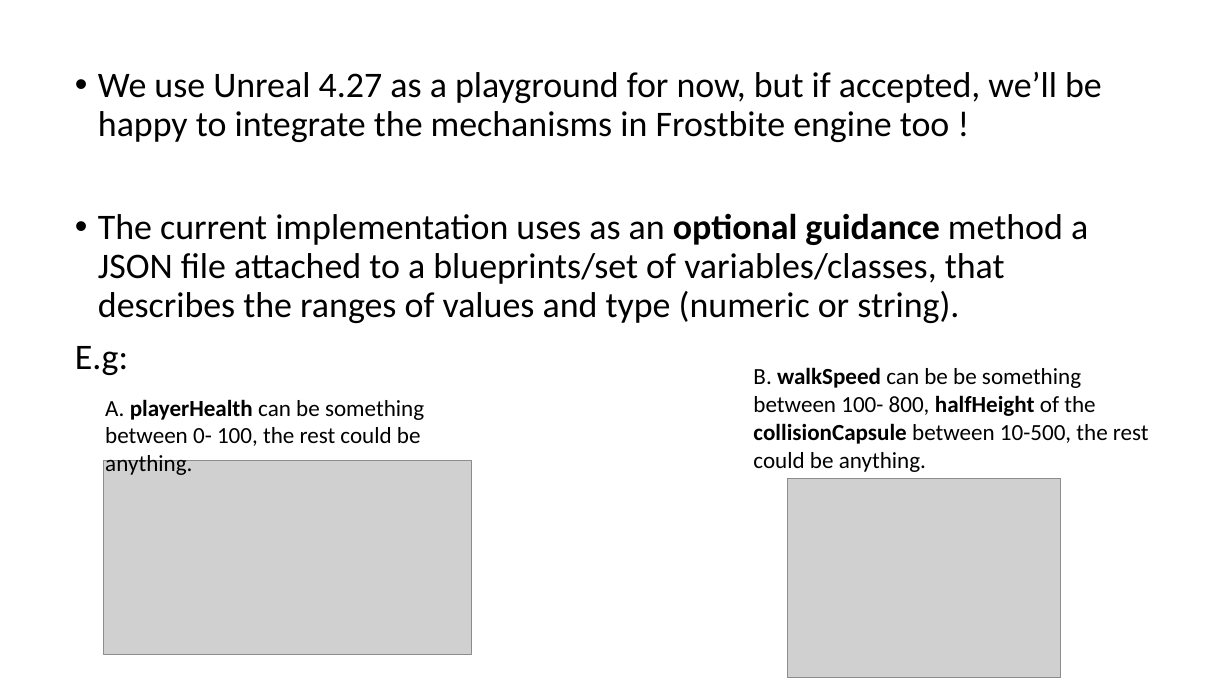
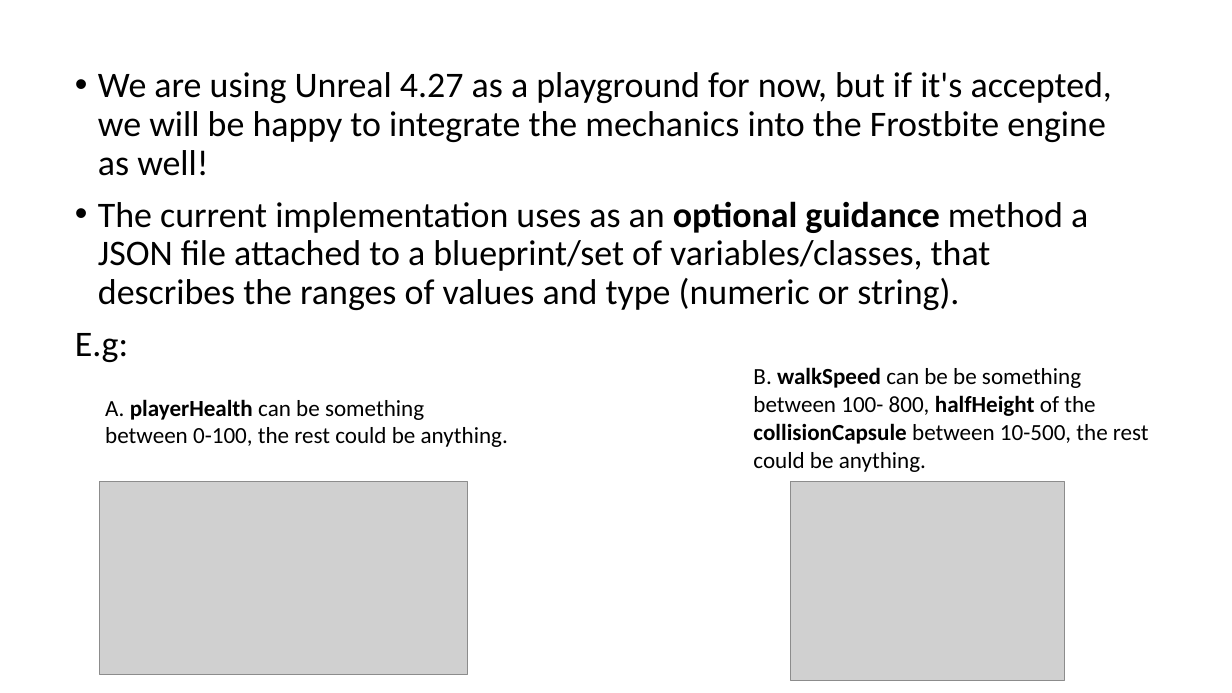
Before and after one commit to AGAPIA/BlueprintsTestingLibrary, a slide deck: slide 6 of Documentation/Presentation.pptx. Drawn at 1232x693 pixels with LibreOffice and Linux fonts; fonts in the diff are those of the drawing; grey boxes stand for pictures. Boxes give left, top, right and bottom in pixels: in the first picture for what was removed or moved away, otherwise in the second. Text is boxed around its words. In the diff, an @@ line names an element or a change of style, - is before the commit and + after.

```diff
--- a/Documentation/Presentation.pptx
+++ b/Documentation/Presentation.pptx
@@ text at [98, 72, 1112, 310]: text changed @@
-• We use Unreal 4.27 as a playground for now, but if accepted, we’ll be happy to integrate the mechanisms in Frostbite engine too !
-• The current implementation uses as an optional guidance method a JSON file attached to a blueprints/set of variables/classes, that describes the ranges of values and type (numeric or string).
+• We are using Unreal 4.27 as a playground for now, but if it's accepted, we will be happy to integrate the mechanics into the Frostbite engine as well!
+• The current implementation uses as an optional guidance method a JSON file attached to a blueprint/set of variables/classes, that describes the ranges of values and type (numeric or string).
@@ text at [105, 399, 508, 447]: spaces changed @@
-A. playerHealth can be something between 0- 100, the rest could be anything.
+A. playerHealth can be something between 0-100, the rest could be anything.
@@ picture: place and size @@
-picture at [104, 461, 471, 655]
+picture at [100, 482, 468, 676]
```
Also in this commit, not shown: 9 other slides changed, 1 slide added.
